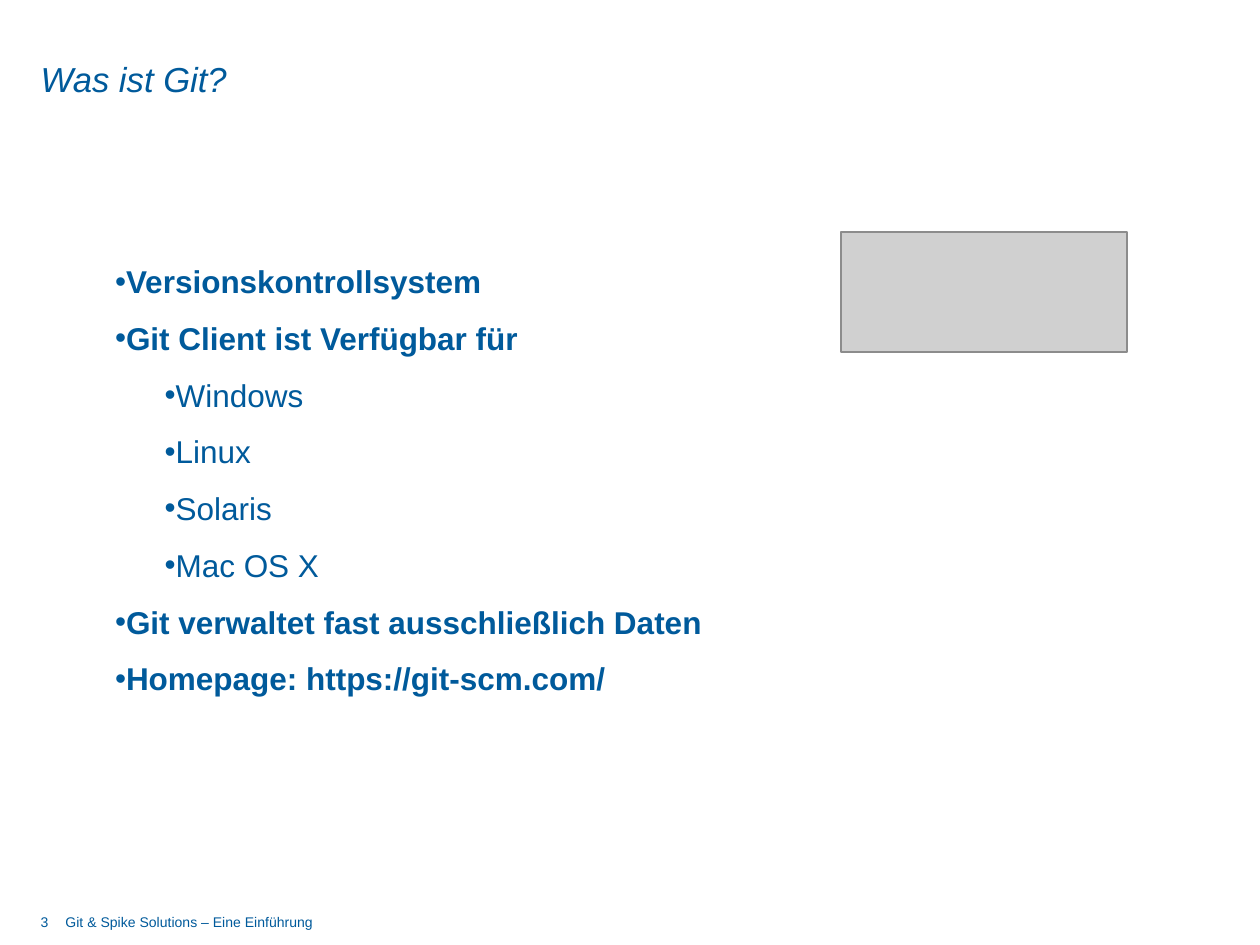
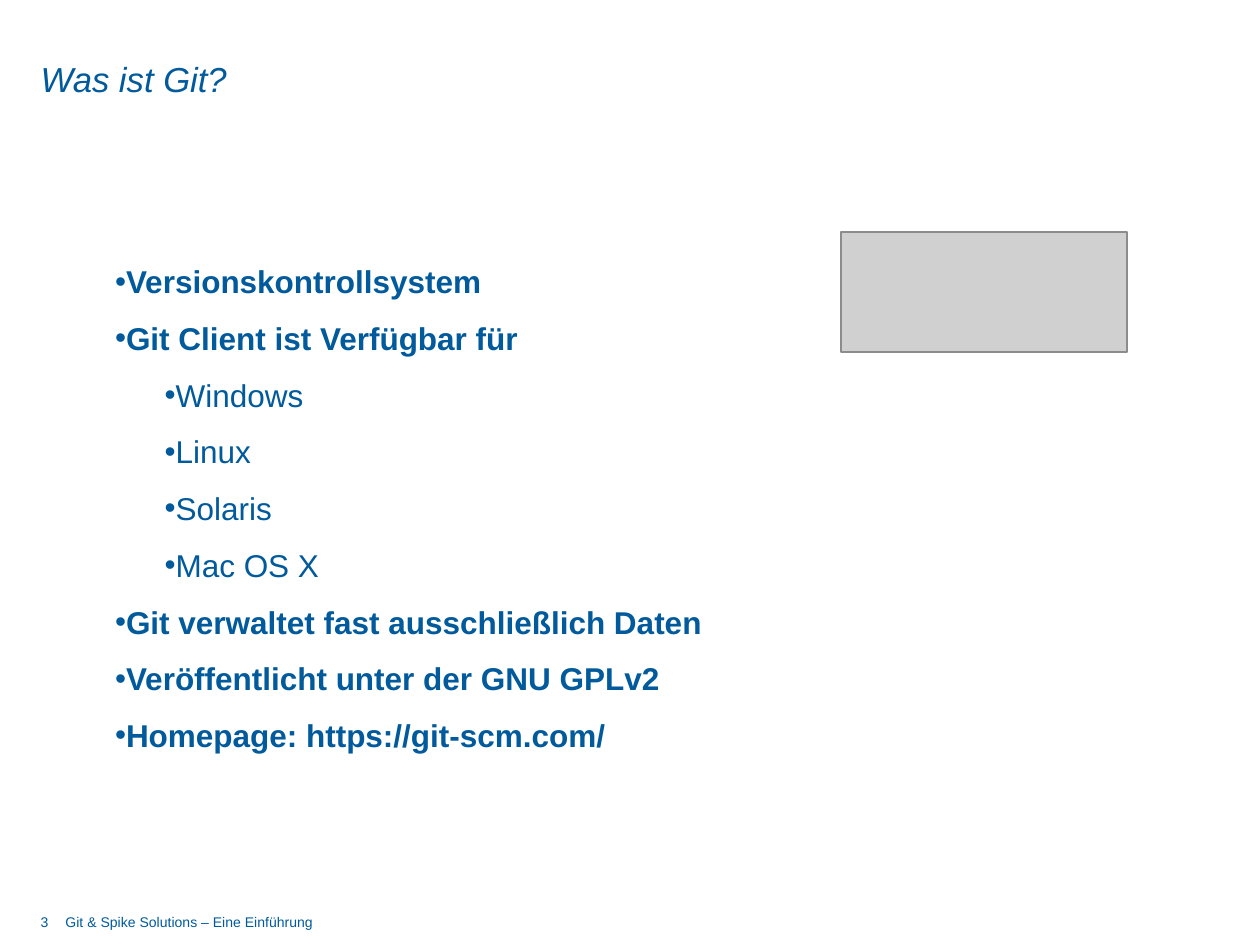
Before and after one commit to dot5343/TestRep, a slide deck: slide 3 of git_vortrag.pptx. Drawn at 1260x945 pixels with LibreOffice and Linux fonts; fonts in the diff are those of the drawing; grey boxes stand for pictures; background and template pictures are left out. Boxes give left, top, right and bottom in pixels: in the first picture for what was removed or moved away, otherwise in the second. Text is boxed around its words. In the diff, an @@ line names an element or a change of style, - is before the commit and + after.

```diff
--- a/git_vortrag.pptx
+++ b/git_vortrag.pptx
@@ text at (126, 667, 660, 691): paragraph added @@
+• Veröffentlicht unter der GNU GPLv2
```
Also in this commit, not shown: 8 other slides changed, 1 slide added, 1 slide removed.
